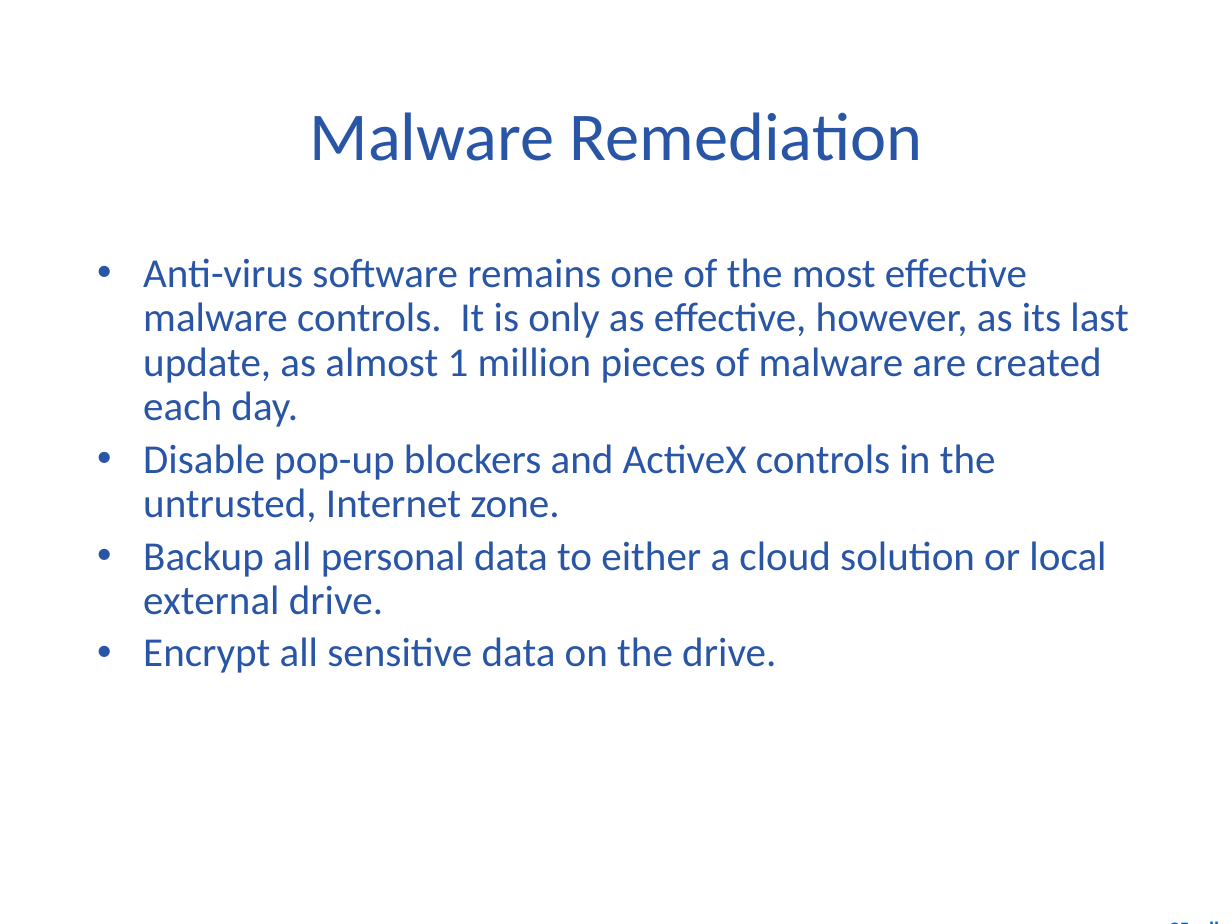
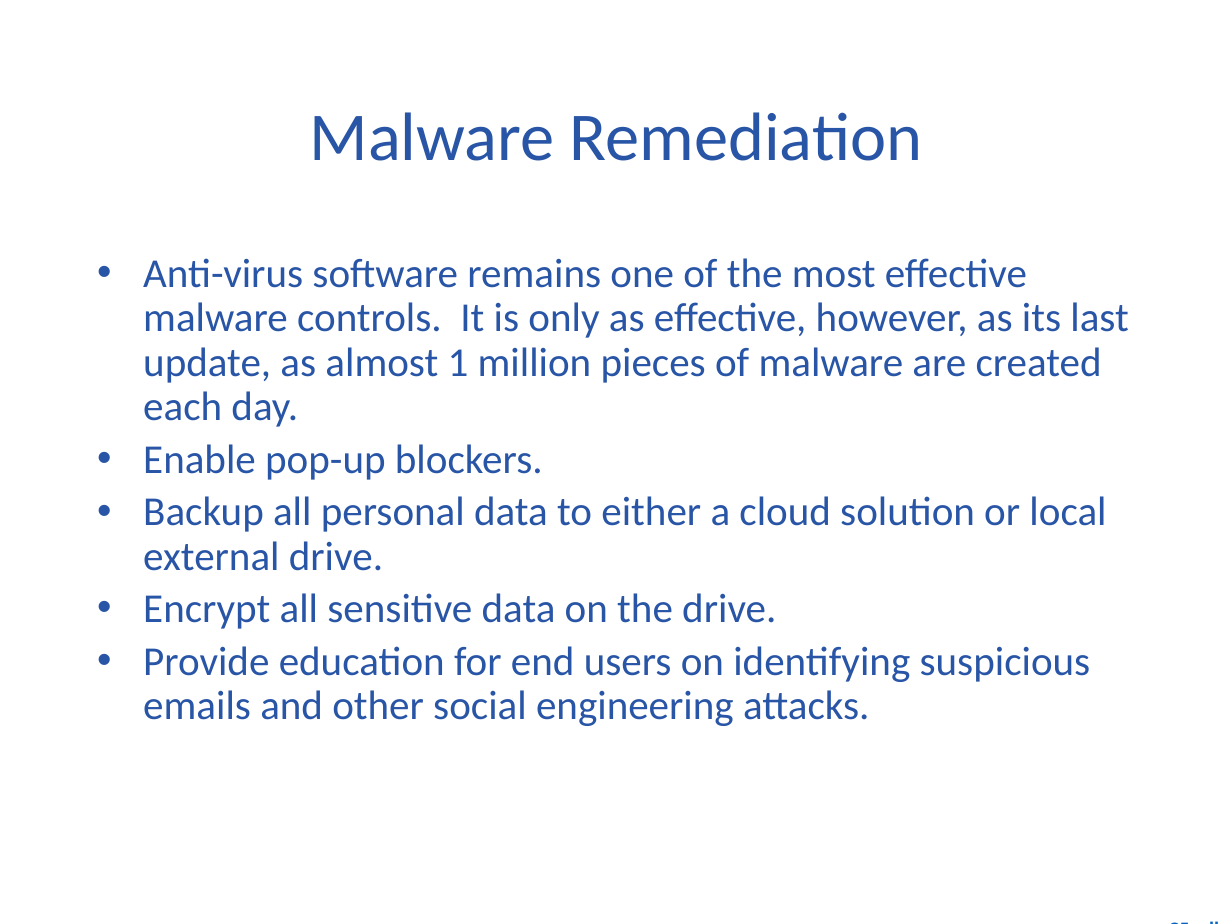
Before and after one commit to diesburg/cs4410_sp26, a slide deck: slide 10 of notes/1_Offensive_Vocabulary.pptx. Drawn at 1232x924 pixels with LibreOffice and Linux fonts; fonts in the diff are those of the drawing; background and template pictures are left out. Boxes give left, top, right and bottom in pixels: in the first picture for what was removed or moved away, otherwise in the second. Text is boxed around its words. In the diff, an @@ line names an element or a change of style, - is before the commit and + after.

```diff
--- a/notes/1_Offensive_Vocabulary.pptx
+++ b/notes/1_Offensive_Vocabulary.pptx
@@ text at [143,444,543,480]: text changed @@
-• Disable pop-up blockers and ActiveX controls in the untrusted, Internet zone.
+• Enable pop-up blockers.
@@ text at [143,646,1091,726]: paragraph added @@
+• Provide education for end users on identifying suspicious emails and other social engineering attacks.
```
Also in this commit, not shown: 3 other slides changed, 5 other files.
